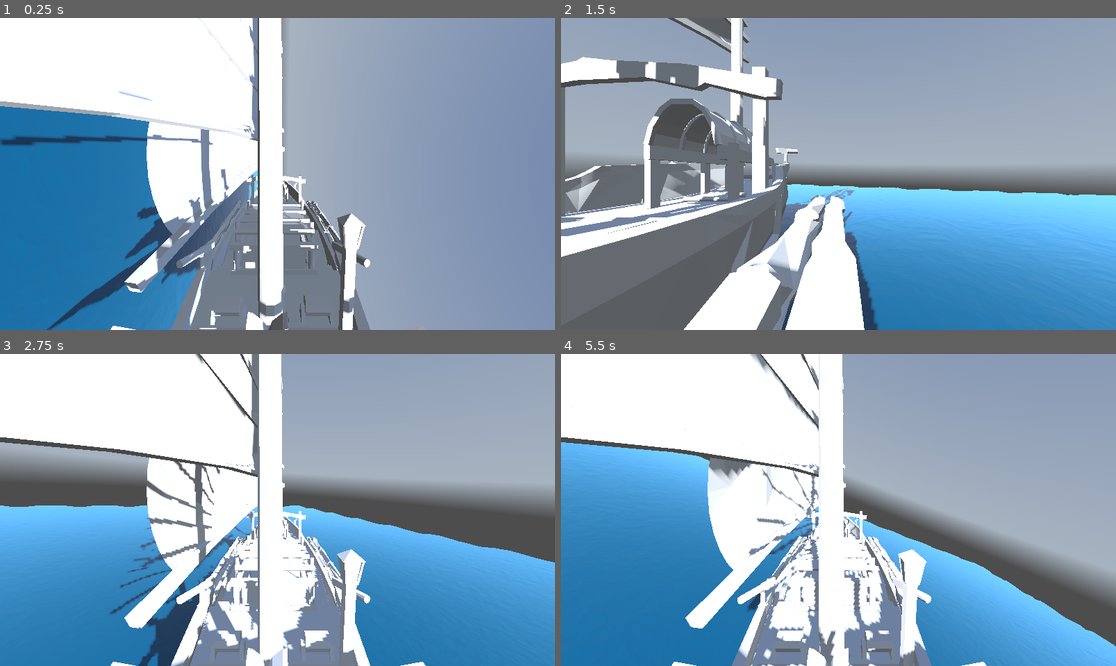
Above: before the commit, frames 1-4 (two rows, left to right).
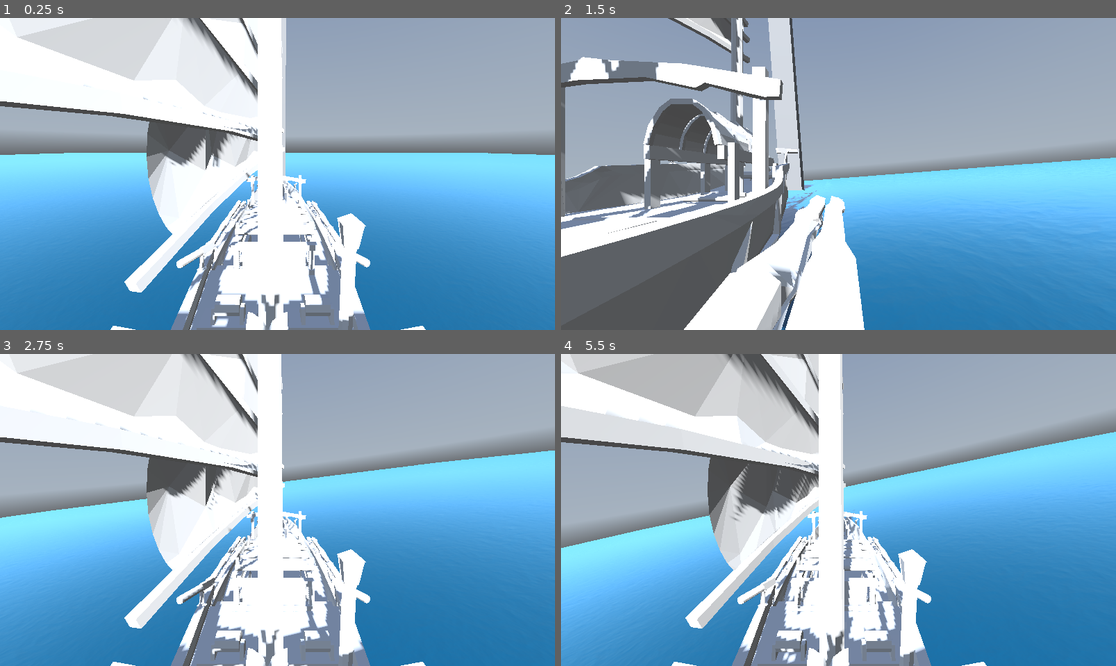
Above: after the commit, the same moments.

Repository: WCElijah/13DTG-GameDevelopment
Game: Godot game, scene res://scenes/main.tscn
The game is run twice, just before and just after one commit, with the same random seed, the same clock (stepped at 60 frames per second) and the same inputs. A sky picture missing from this copy of the repository is replaced by a grey-blue gradient.
Inputs:
- Up to frame 1 (0.25 s): no input
- Up to frame 2 (1.5 s): tap Enter (ui_accept) at 0.5, 0.77 s; hold D (right) 0.53-1.28 s; hold S (back) from 1.28 s (still down)
- Up to frame 3 (2.75 s): tap Enter (ui_accept) at 1.52 s; release S (back) at 2.03 s; hold D (right) from 2.03 s (still down)
- Up to frame 4 (5.5 s): release D (right) at 2.78 s; hold W (forward) 2.78-3.53 s; tap Enter (ui_accept) at 3.02, 3.77, 4.52 s; hold A (left) 3.53-5.03 s; hold S (back) from 5.03 s (still down)

The runs differ from the first frame. In frame 1, 60% of the frame differs, in the area x 0-100%, y 0-100%; in frame 2, 15%; in frame 3, 43%; in frame 4, 66%.

Commit message:
movement changes
added a reference objects to better visualize things

Diff:
--- a/Scripts/cube.gd
+++ b/Scripts/cube.gd
@@ -19,6 +19,7 @@
 var cameras: Array
 var current_camera_index = 0
 
+
 func _ready() -> void:
 	cameras = $Cameras.get_children()
 	for i in cameras.size():
@@ -31,6 +32,7 @@
 		for i in cameras.size():
 			cameras[i].current  = (i == current_camera_index)
 
+
 func _physics_process(delta: float) -> void:
 	var input_x = Input.get_axis("left", "right")
 	var input_z = Input.get_axis("forward", "back")
@@ -38,7 +40,7 @@
 	#if input_dir != Vector3.ZERO:
 		#last_direction = input_dir
 		##$Pivot.basis = Basis.looking_at(input_dir)
-#
+
 	#rotation.y = lerp_angle(rotation.y, atan2(-last_direction.x, -last_direction.z), delta * rotation_speed)
 
 	submerged = false
@@ -48,7 +50,8 @@
 			submerged = true
 			apply_force(Vector3.UP * float_force * gravity * depth, probe.global_position - global_position)
 
-	look_at(input_dir)
+	#look_at(input_dir)
+
 
 func _integrate_forces(state: PhysicsDirectBodyState3D) -> void:
 	if submerged:
--- a/scenes/main.tscn
+++ b/scenes/main.tscn
@@ -7,7 +7,7 @@
 [ext_resource type="Texture2D" uid="uid://ddtthle642acf" path="res://Assets/Shaders/YtNormalB.tres" id="3_o6xl0"]
 [ext_resource type="Texture2D" uid="uid://di74gmtu0dp75" path="res://Assets/Shaders/yt_wave_bouyancy.tres" id="4_tipki"]
 [ext_resource type="Texture2D" uid="uid://bri08lg01bho3" path="res://Assets/Paranoma/kloppenheim_06_puresky_4k.exr" id="7_o6xl0"]
-[ext_resource type="PackedScene" uid="uid://bb0tv78eyi2ek" path="res://scenes/Ships/originalTestShip.tscn" id="7_tipki"]
+[ext_resource type="PackedScene" uid="uid://bb0tv78eyi2ek" path="res://Scenes/Ships/originalTestShip.tscn" id="7_tipki"]
 
 [sub_resource type="ShaderMaterial" id="ShaderMaterial_0wfyh"]
 render_priority = 0
@@ -37,9 +37,9 @@
 
 [sub_resource type="PlaneMesh" id="PlaneMesh_sugp2"]
 material = SubResource("ShaderMaterial_0wfyh")
-size = Vector2(100, 100)
-subdivide_width = 100
-subdivide_depth = 100
+size = Vector2(1000, 1000)
+subdivide_width = 1000
+subdivide_depth = 1000
 
 [sub_resource type="PanoramaSkyMaterial" id="PanoramaSkyMaterial_tipki"]
 panorama = ExtResource("7_o6xl0")
@@ -50,6 +50,12 @@
 [sub_resource type="Environment" id="Environment_choun"]
 background_mode = 2
 sky = SubResource("Sky_85g3d")
+
+[sub_resource type="BoxMesh" id="BoxMesh_344ge"]
+size = Vector3(5, 100, 5)
+
+[sub_resource type="BoxShape3D" id="BoxShape3D_ynf5e"]
+size = Vector3(5, 100, 5)
 
 [node name="Main" type="Node3D" unique_id=1606295164]
 script = ExtResource("1_tipki")
@@ -70,3 +76,14 @@
 transform = Transform3D(-4.371139e-08, 0, 1, 0, 1, 0, -1, 0, -4.371139e-08, 0, 6.18202, 0)
 mass = 1000.0
 float_force = 800.0
+
+[node name="Node" type="Node" parent="." unique_id=134698378]
+
+[node name="StaticBody3D" type="StaticBody3D" parent="Node" unique_id=1318152490]
+transform = Transform3D(1, 0, 0, 0, 1, 0, 0, 0, 1, 0, 9.058069, -50.387253)
+
+[node name="MeshInstance3D" type="MeshInstance3D" parent="Node/StaticBody3D" unique_id=628192003]
+mesh = SubResource("BoxMesh_344ge")
+
+[node name="CollisionShape3D" type="CollisionShape3D" parent="Node/StaticBody3D" unique_id=1098404145]
+shape = SubResource("BoxShape3D_ynf5e")
